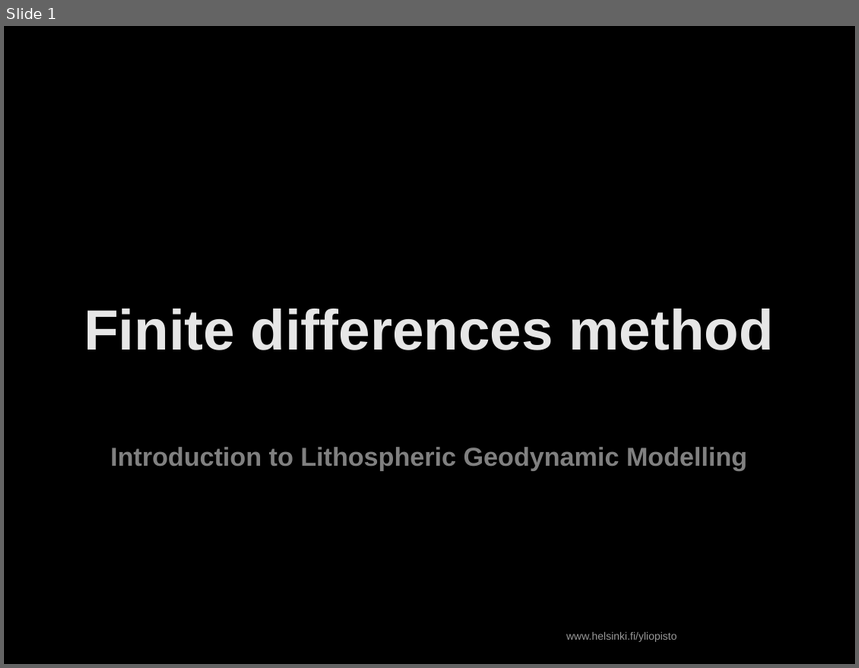
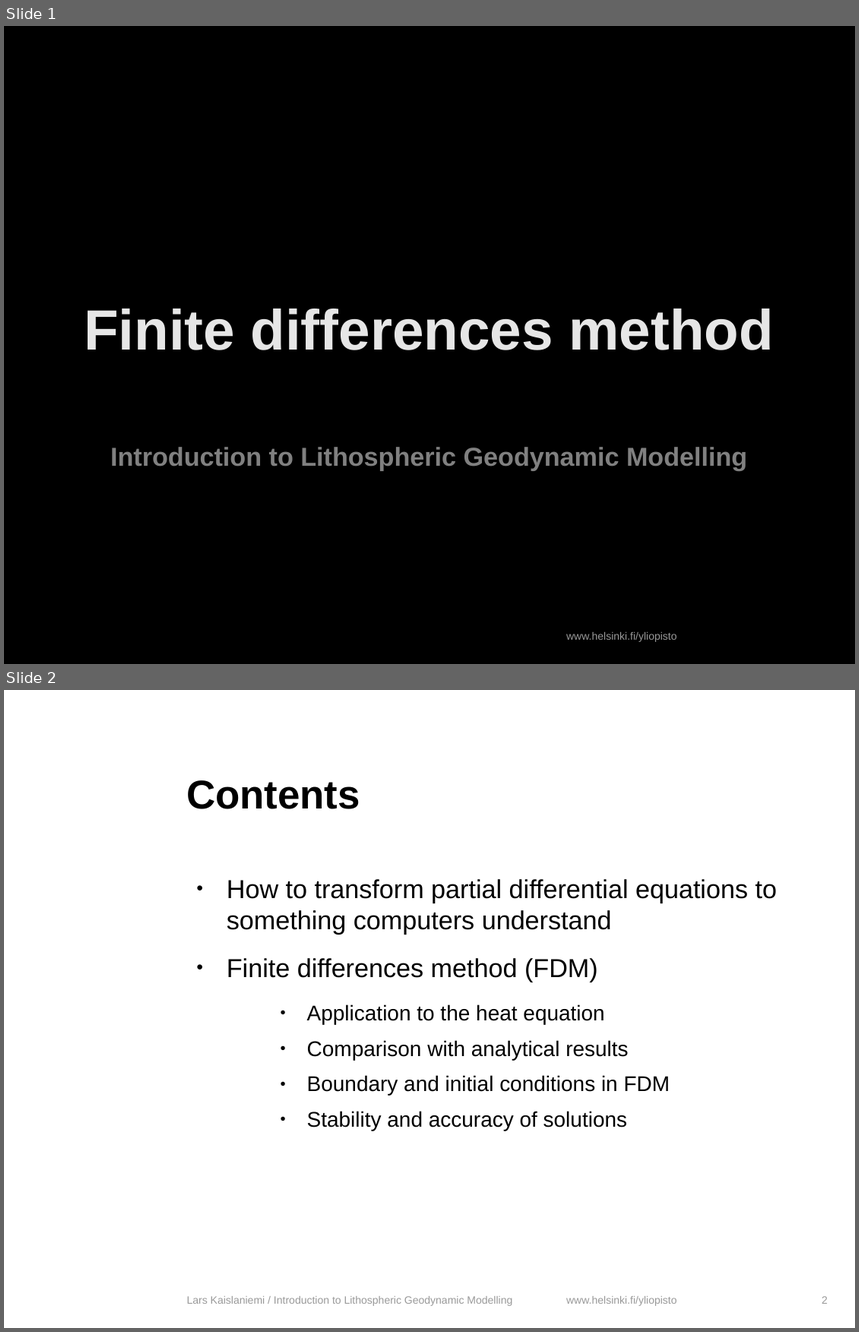
Before and after one commit to HUGG/NGWM2016-modelling-course, a slide deck: Lessons/05-Finite-differences/finite_differences.odp. Shown one above the other, each under a label of ours: slide 1 before the commit, slides 1 and 2 after it. The pictures are 859x668 and 859x1332 pixels, drawn with LibreOffice and Linux fonts; fonts in the diff are those of the drawing; background and template pictures are left out. Boxes give left, top, right and bottom in pixels: in the first picture for what was removed or moved away, otherwise in the second. Text is boxed around its words. In the diff, an @@ line names an element or a change of style, - is before the commit and + after.

```diff
--- a/Lessons/05-Finite-differences/finite_differences.odp
+++ b/Lessons/05-Finite-differences/finite_differences.odp
@@ slide 2 added at [4, 690, 855, 1328], background #FFFFFF; not listed: 1 template element that a slide beside it also shows @@
@@ title added at [186, 780, 360, 809], 34 pt, text #000000, bold @@
+Contents
@@ text added at [227, 879, 778, 1131], 18 pt, text #000000 @@
+● How to transform partial differential equations to something computers understand
+● Finite differences method (FDM)
+    ● Application to the heat equation
+    ● Comparison with analytical results
+    ● Boundary and initial conditions in FDM
+    ● Stability and accuracy of solutions
@@ text added at [187, 1296, 512, 1306], 9 pt, text #999999 @@
+Lars Kaislaniemi / Introduction to Lithospheric Geodynamic Modelling
@@ page number added at [822, 1296, 828, 1304], 9 pt, text #999999 @@
+2
```
Also in this commit, not shown: 22 slides changed, 10 other slides added, 4 other files.
